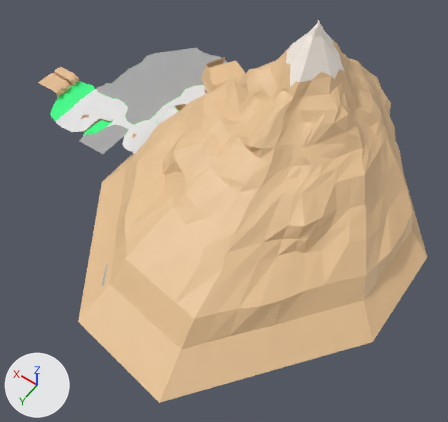
Before and after pictures for a commit that changed the Blender file TresFabulasGeniales/Assets/Modelos/Entorno/segundaHistoria/escena2/montaña 1.blend.
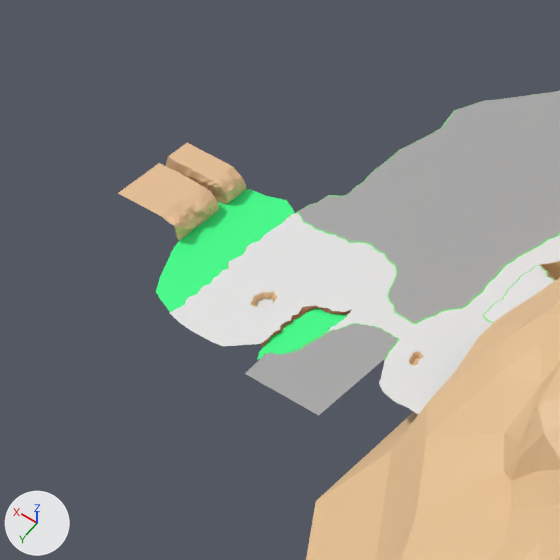
Old and new are each drawn whole from a 50 mm camera at (-281.0, 589.0, 464.0) aimed at (19.0, 169.0, -196.0) and again close up on the part from 0% to 40% of the width and 5% to 48% of the height. Arrows for +X, +Y and +Z are at lower left; the lights stay in place.

The older version as bpy lines, for what is in view:
```python
ob_cylinder = bpy.data.objects.new('Cylinder', me_cylinder)
ob_cylinder.location = (0.0, 0.0, 0.0)
```
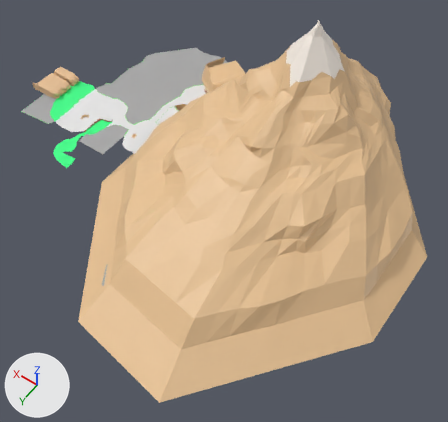
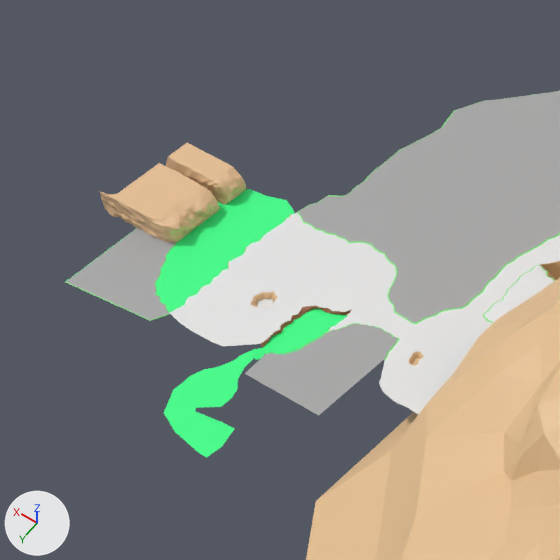
Boxes [x1, y1, x2, y2] around the edits, measured in the close-ups (560 x 560 px):
'Cylinder', reshaped
    before: [118, 91, 560, 560]
    after: [66, 91, 560, 560]
part 1 of me_cylinder, built on
    before: [156, 181, 330, 386]
    after: [66, 181, 295, 458]

Patch to the scene script:
```diff
--- a/TresFabulasGeniales/Assets/Modelos/Entorno/segundaHistoria/escena2/montaña 1.blend.py
+++ b/TresFabulasGeniales/Assets/Modelos/Entorno/segundaHistoria/escena2/montaña 1.blend.py
@@ me_cylinder @@
 # used by ob_cylinder; location = (0.0, 0.0, 0.0)
-me_cylinder.from_pydata(...)  # 9863 vertices, 9389 faces; spans x -232.0..427.0, y -208.0..416.0, z -252.0..16.0
+me_cylinder.from_pydata(...)  # 10433 vertices, 9943 faces; spans x -232.0..430.0, y -208.0..416.0, z -252.0..16.0
+# me_cylinder part 1: 12 vertices moved within x 351.0..380.0, y 78.0..163.0, z -215.0..-204.0; 22 vertices removed from x 270.0..380.0, y 125.0..161.0, z -215.0..-205.0; 592 vertices added at x 260.0..430.0, y 69.0..226.0, z -215.0..-202.0
 me_cylinder.materials.append(mat_material_007)
```
